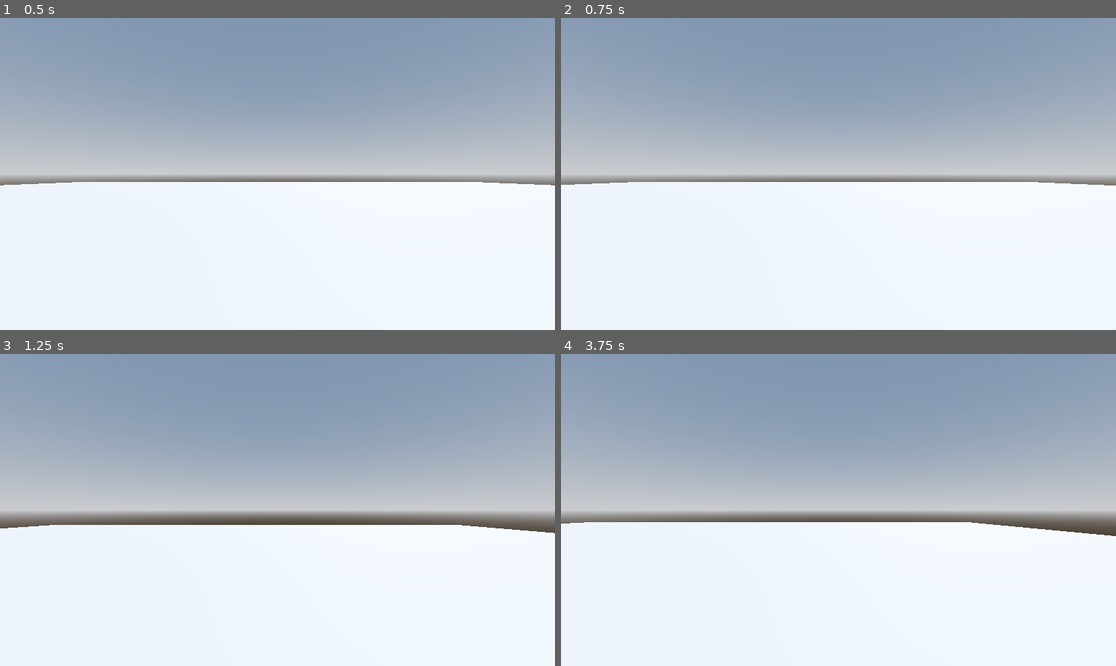
Above: before the commit, frames 1-4 (two rows, left to right).
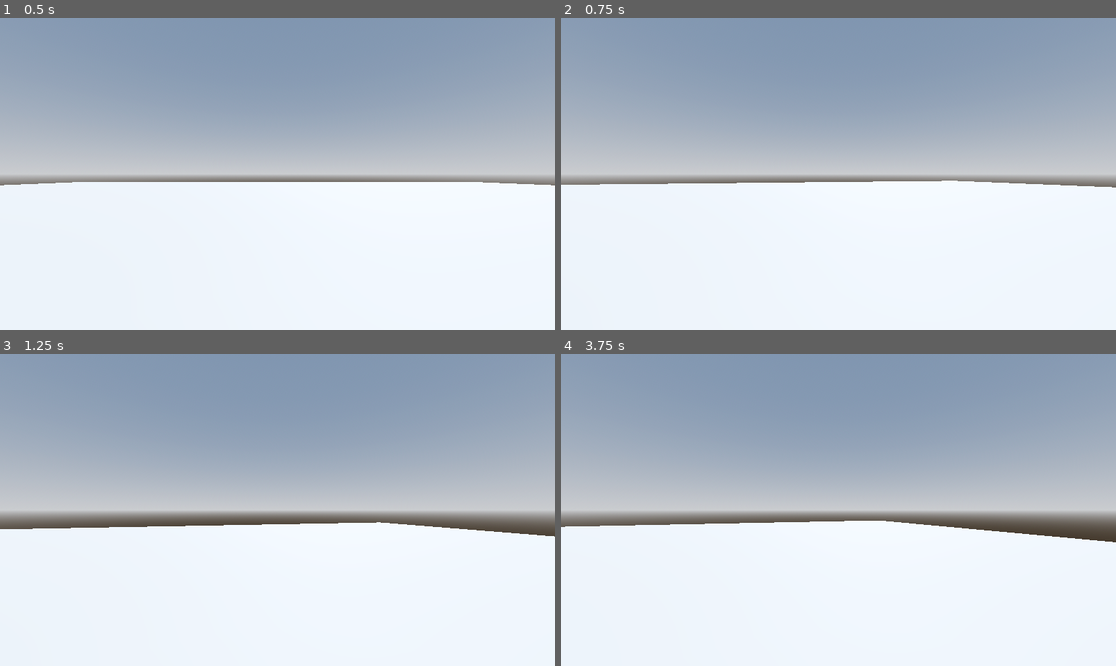
Above: after the commit, the same moments.

Repository: artyomzp/RoboRampage
Game: Godot game, scene res://Levels/sandbox.tscn
Two runs of this game, one before a commit and one after it. Both use one fixed random seed, a clock stepped at 60 frames per second and the inputs below. The project has no main scene, so this scene is started directly.
Inputs (mouse positions are in pixels of both pictures, inside the frame that each line leads up to):
- Up to frame 1 (0.5 s): no input
- Up to frame 2 (0.75 s): tap Enter at 0.5 s; move the mouse to (960, 158) at 0.52 s; hold D (move_right) from 0.53 s (still down); tap W (move_froward) at 0.6 s
- Up to frame 3 (1.25 s): keep holding D (move_right); tap Space (jump) at 0.77 s
- Up to frame 4 (3.75 s): move the mouse to (727, 525) at 1.27 s; release D (move_right) at 1.28 s; hold S (move_back) 1.28-2.03 s; tap W (move_froward) every 0.75 s from 1.35 to 3.6 s; tap Space (jump) at 1.52, 2, 3.02 s; move the mouse to (894, 441) at 2.02 s; hold D (move_right) 2.03-3.53 s; move the mouse to (810, 572) at 2.77 s; move the mouse to (1005, 556) at 3.52 s; hold A (move_left) from 3.53 s (still down)

Frame 1 is identical in both runs. In frame 2, 0.3% of the frame differs, in the area x 2-100%, y 52-55%; in frame 3, 0.6%; in frame 4, 1.0%, in the area x 0-100%, y 53-61%.

Commit message:
add horizontal mouse motion

Diff:
--- a/Player/player.gd
+++ b/Player/player.gd
@@ -4,8 +4,13 @@
 const SPEED = 5.0
 const JUMP_VELOCITY = 4.5
 
+var mouse_motion := Vector2.ZERO
+
+func _ready() -> void:
+	Input.mouse_mode = Input.MOUSE_MODE_CAPTURED
 
 func _physics_process(delta: float) -> void:
+	handle_camera_rotation()
 	# Add the gravity.
 	if not is_on_floor():
 		velocity += get_gravity() * delta
@@ -26,3 +31,14 @@
 		velocity.z = move_toward(velocity.z, 0, SPEED)
 
 	move_and_slide()
+
+func _input(event: InputEvent) -> void:
+	if event is InputEventMouseMotion:
+		if Input.mouse_mode == Input.MOUSE_MODE_CAPTURED:
+			mouse_motion = -event.relative * 0.001
+	if event.is_action_pressed('ui_cancel'):
+		Input.mouse_mode = Input.MOUSE_MODE_VISIBLE
+
+func handle_camera_rotation() -> void:
+	rotate_y(mouse_motion.x)
+	mouse_motion = Vector2.ZERO
